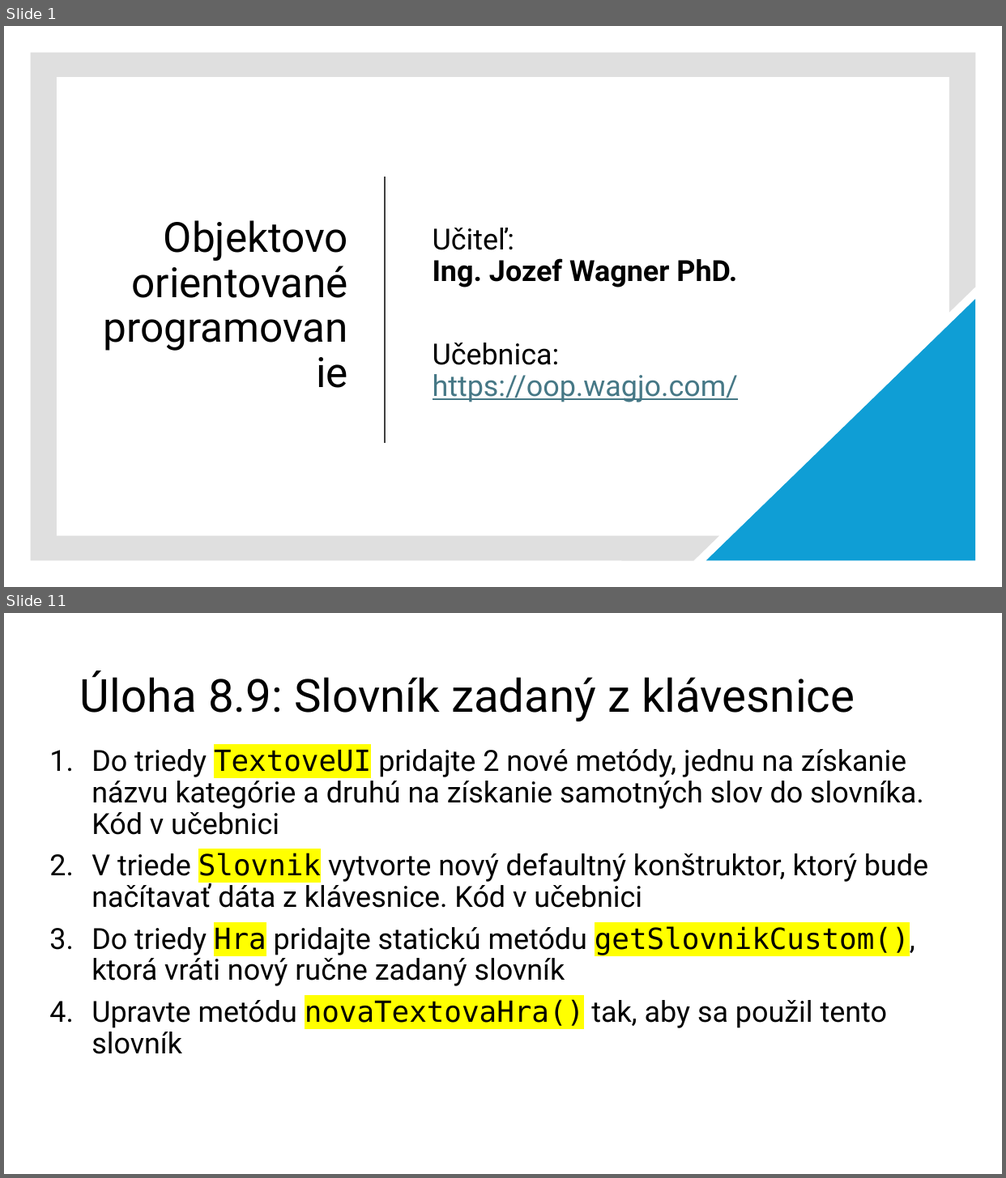
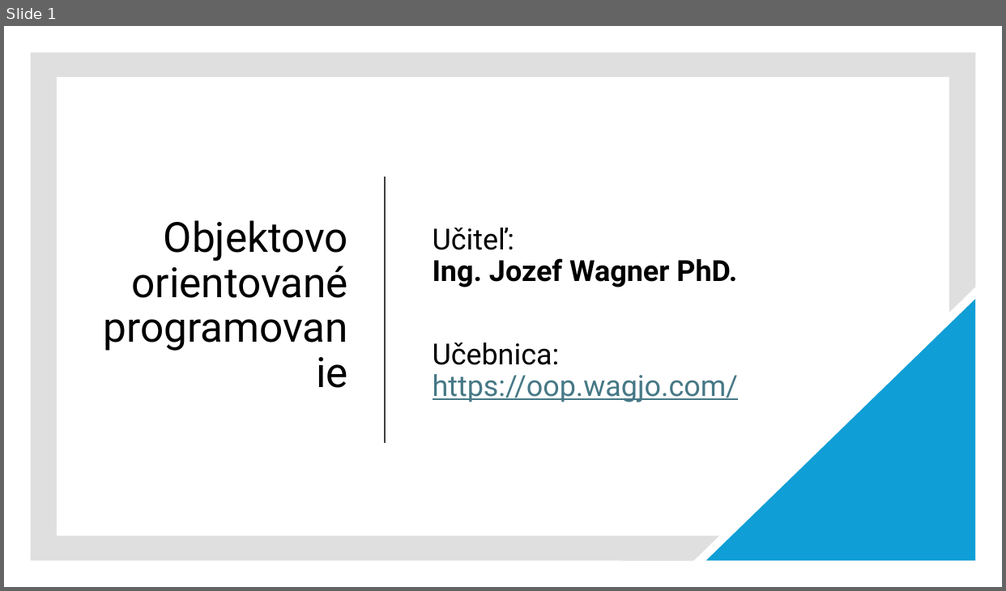
Before and after one commit to wagjo/oop, a slide deck: prezentacie/c08w.pptx. Shown one above the other, each under a label of ours: slides 1 and 11 before the commit, slide 1 after it; the slides between them are not shown. The pictures are 1006x1178 and 1006x591 pixels, drawn with LibreOffice and Linux fonts; fonts in the diff are those of the drawing. Boxes give left, top, right and bottom in pixels: in the first picture for what was removed or moved away, otherwise in the second. Text is boxed around its words. In the diff, an @@ line names an element or a change of style, - is before the commit and + after.

```diff
--- a/prezentacie/c08w.pptx
+++ b/prezentacie/c08w.pptx
@@ slide 11 removed at (x1=4, y1=613, x2=1002, y2=1174), background #FFFFFF @@
@@ title removed at (x1=80, y1=671, x2=854, y2=722) @@
-Úloha 8.9: Slovník zadaný z klávesnice
@@ text removed at (x1=91, y1=749, x2=928, y2=1054) @@
-1. Do triedy TextoveUI pridajte 2 nové metódy, jednu na získanie názvu kategórie a druhú na získanie samotných slov do slovníka. Kód v učebnici
-2. V triede Slovnik vytvorte nový defaultný konštruktor, ktorý bude načítavať dáta z klávesnice. Kód v učebnici
-3. Do triedy Hra pridajte statickú metódu getSlovnikCustom(), ktorá vráti nový ručne zadaný slovník
-4. Upravte metódu novaTextovaHra() tak, aby sa použil tento slovník
```
Also in this commit, not shown: 4 slides changed, 8 slides added, 6 other slides removed, 6 other files.
